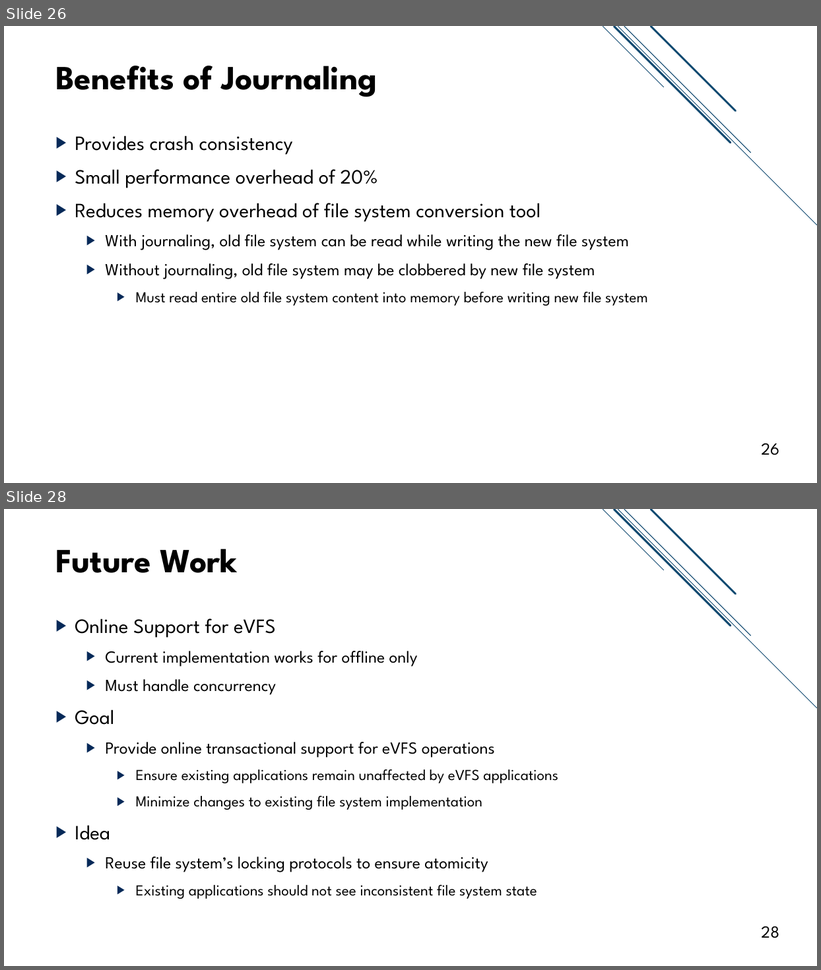
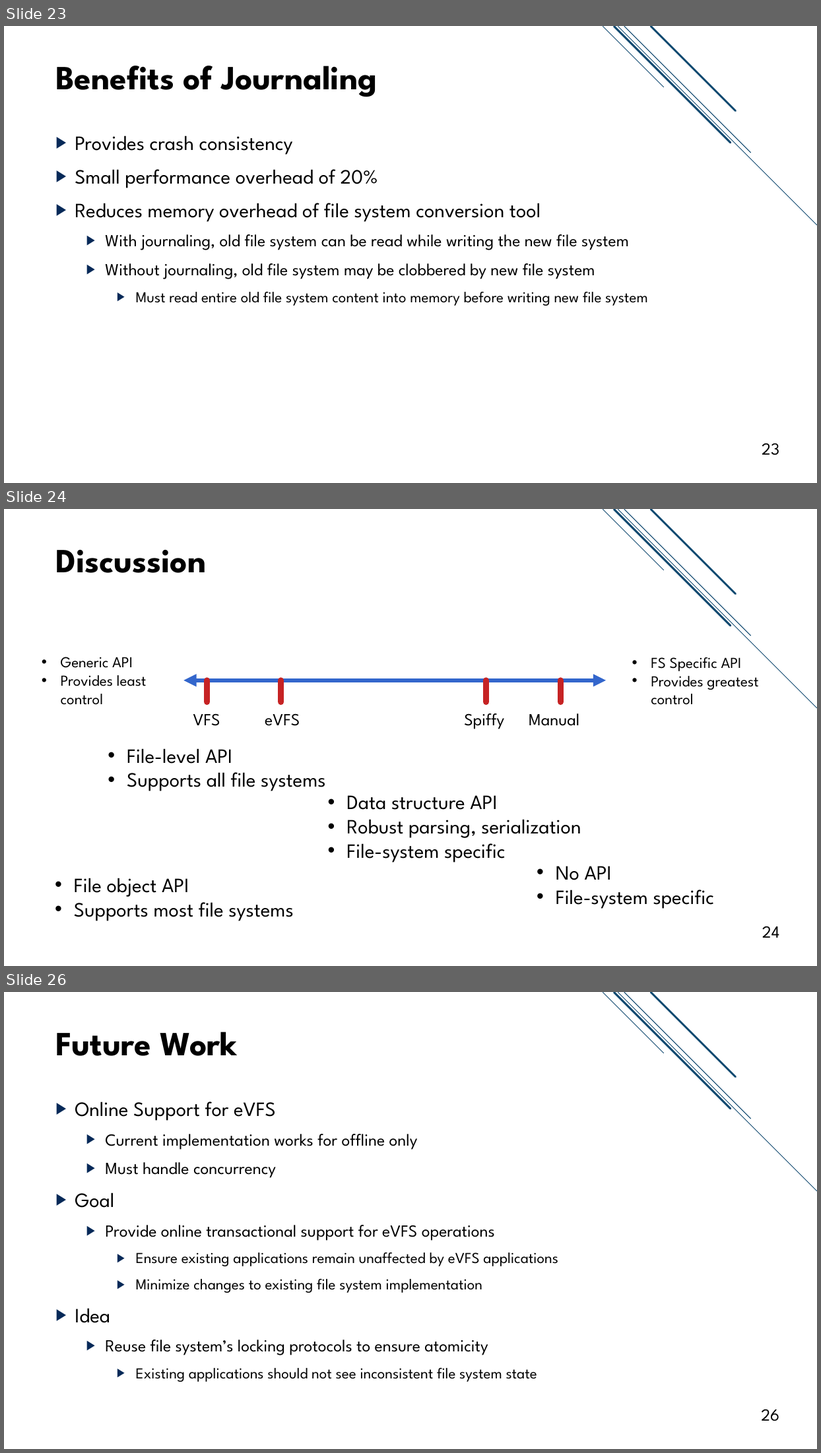
Before and after one commit to jacksun007/evfs-paper, a slide deck: slide/evfs_talk.pptx. Shown one above the other, each under a label of ours: slides 26 and 28 before the commit, slides 23, 24 and 26 after it; the slides between them are not shown. The pictures are 821x970 and 821x1453 pixels, drawn with LibreOffice and Linux fonts; fonts in the diff are those of the drawing. Boxes give left, top, right and bottom in pixels: in the first picture for what was removed or moved away, otherwise in the second. Text is boxed around its words. In the diff, an @@ line names an element or a change of style, - is before the commit and + after.

```diff
--- a/slide/evfs_talk.pptx
+++ b/slide/evfs_talk.pptx
@@ slide 24 added at (4, 509, 817, 966), background #FFFFFF; not listed: 5 template elements that a slide beside it also shows @@
@@ title added at (55, 549, 206, 573), 40 pt, text #000000, bold @@
+Discussion
@@ text added at (61, 657, 147, 705), 18 pt, text #000000 @@
+• Generic API
+• Provides least
+  control
@@ text added at (651, 657, 758, 705), 18 pt, text #000000 @@
+• FS Specific API
+• Provides greatest
+  control
@@ double arrow added from (184, 681) to (606, 681), #3366CC 5 pt @@
@@ line added from (207, 681) to (207, 702), #C62324 7 pt @@
@@ line added from (281, 681) to (281, 702), #C62324 7 pt @@
@@ line added from (486, 681) to (486, 702), #C62324 7 pt @@
@@ line added from (561, 681) to (561, 702), #C62324 7 pt @@
@@ text added at (193, 714, 220, 726), 20 pt, text #000000 @@
+VFS
@@ text added at (265, 714, 300, 726), 20 pt, text #000000 @@
+eVFS
@@ text added at (464, 714, 504, 729), 20 pt, text #000000 @@
+Spiffy
@@ text added at (529, 714, 580, 726), 20 pt, text #000000 @@
+Manual
@@ text added at (127, 749, 326, 791), 24 pt, text #000000 @@
+• File-level API
+• Supports all file systems
@@ text added at (347, 795, 581, 863), 24 pt, text #000000 @@
+• Data structure API
+• Robust parsing, serialization
+• File-system specific
@@ text added at (74, 878, 294, 921), 24 pt, text #000000 @@
+• File object API
+• Supports most file systems
@@ text added at (556, 866, 714, 909), 24 pt, text #000000 @@
+• No API
+• File-system specific
@@ page number added at (762, 926, 780, 938), 20 pt, text #000000 @@
+24
@@ what was slide 26 is now slide 23 @@
@@ page number at (762, 443, 780, 456): text changed @@
-26
+23
@@ what was slide 28 is now slide 26 @@
@@ page number at (761, 1409, 780, 1422): text changed @@
-28
+26
```
Also in this commit, not shown: 7 slides changed, 3 slides removed.
